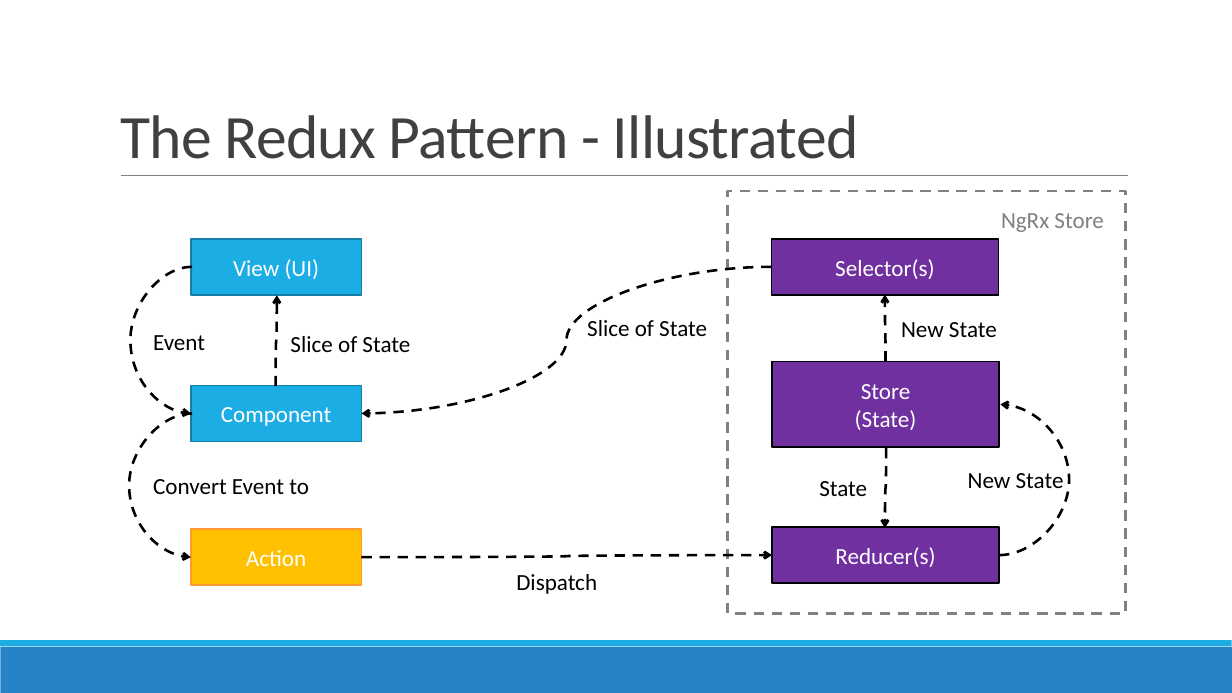
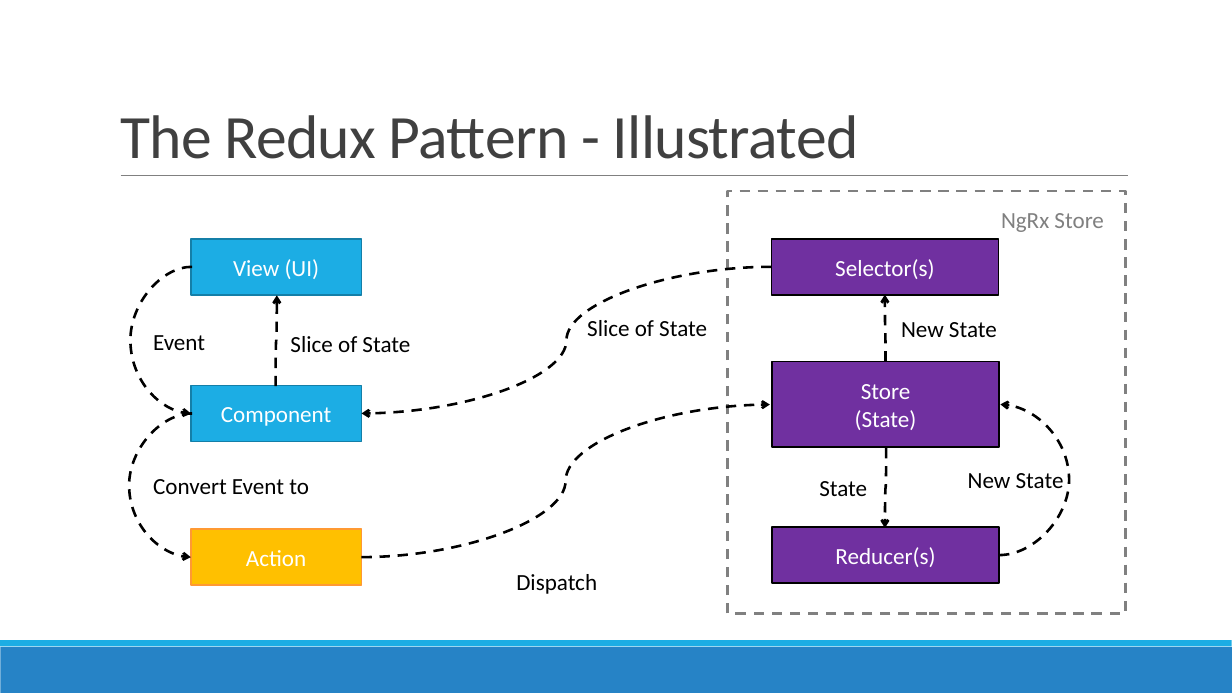
Before and after one commit to AGiorgetti/ngrx101, a slide deck: slide 4 of ReactiveProgramming_ngrx.pptx. Drawn at 1232x693 pixels with LibreOffice and Linux fonts; fonts in the diff are those of the drawing. Boxes give left, top, right and bottom in pixels: in the first picture for what was removed or moved away, otherwise in the second. Text is boxed around its words. In the diff, an @@ line names an element or a change of style, - is before the commit and + after.

```diff
--- a/ReactiveProgramming_ngrx.pptx
+++ b/ReactiveProgramming_ngrx.pptx
@@ curved arrow moved from (361, 557) - (773, 555) to (361, 557) - (770, 405) @@
```
Also in this commit, not shown: 16 other slides changed, 4 slides added, 5 other files.
